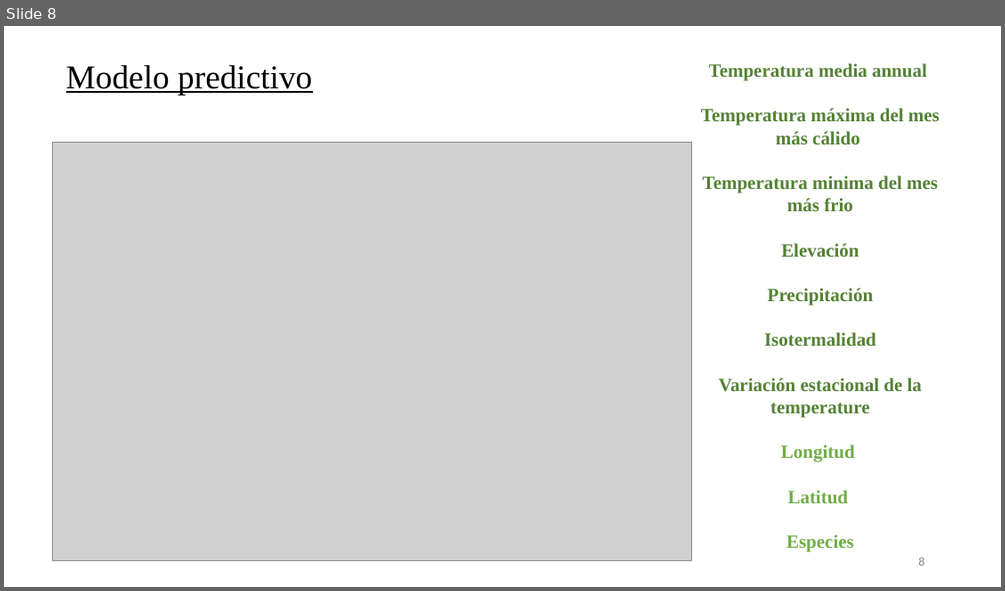
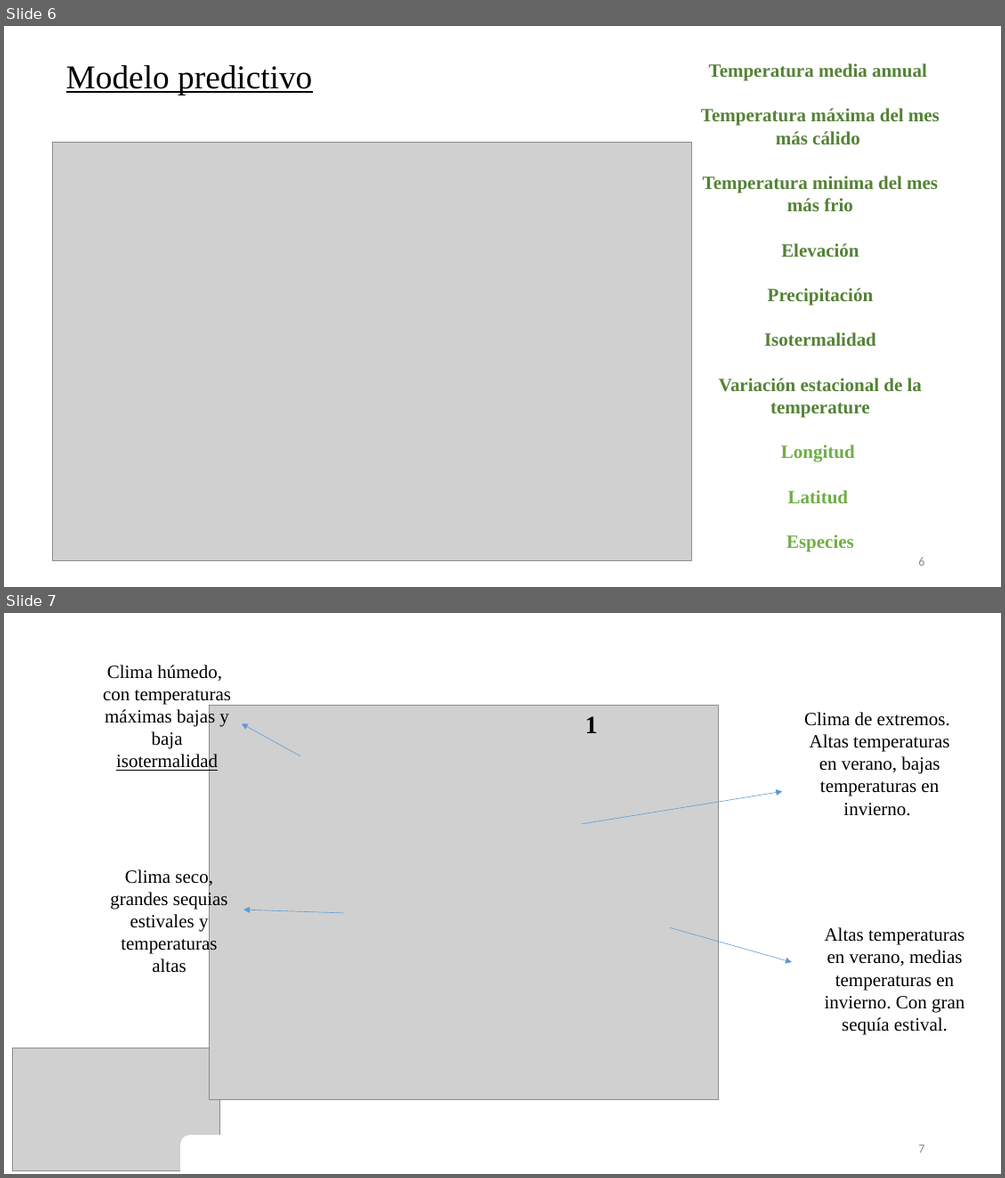
Before and after one commit to AnaAGG/APISPECIES2, a slide deck: Presentación1.pptx. Shown one above the other, each under a label of ours: slide 8 before the commit, slides 6 and 7 after it. The pictures are 1005x591 and 1005x1178 pixels, drawn with LibreOffice and Linux fonts; fonts in the diff are those of the drawing; grey boxes stand for pictures. Boxes give left, top, right and bottom in pixels: in the first picture for what was removed or moved away, otherwise in the second. Text is boxed around its words. In the diff, an @@ line names an element or a change of style, - is before the commit and + after.

```diff
--- a/Presentación1.pptx
+++ b/Presentación1.pptx
@@ slide 7 added at (4,613,1001,1174), background #FFFFFF @@
@@ text added at (103,665,231,771), 18 pt, text #000000 @@
+Clima húmedo,
+con temperaturas máximas bajas y baja isotermalidad
@@ picture added at (210,705,718,1100) @@
@@ text added at (585,716,598,733), 24 pt, text #000000, bold @@
+1
@@ text added at (804,712,950,816), 18 pt, text #000000 @@
+Clima de extremos.
+Altas temperaturas en verano, bajas temperaturas en invierno.
@@ arrow added from (301, 755) to (242, 723), #5B9BD5 0.5 pt @@
@@ arrow added from (582, 824) to (783, 792), #5B9BD5 0.5 pt @@
@@ text added at (110,868,228,973), 18 pt, text #000000 @@
+Clima seco, grandes sequias estivales y temperaturas altas
@@ arrow added from (344, 913) to (243, 910), #5B9BD5 0.5 pt @@
@@ arrow added from (670, 928) to (792, 962), #5B9BD5 0.5 pt @@
@@ text added at (825,927,964,1035), 18 pt, text #000000 @@
+Altas temperaturas en verano, medias temperaturas en invierno. Con gran sequía estival.
@@ picture added at (12,1048,219,1171) @@
@@ rounded rectangle added at (181,1135,259,1174), fill #FFFFFF, outline #FFFFFF 1 pt @@
@@ page number added at (918,1144,924,1152), 12 pt, text #8C8C8C @@
+7
@@ what was slide 8 is now slide 6 @@
```
Also in this commit, not shown: 1 slide changed, 1 other slide added, 4 slides removed, 4 other files.
